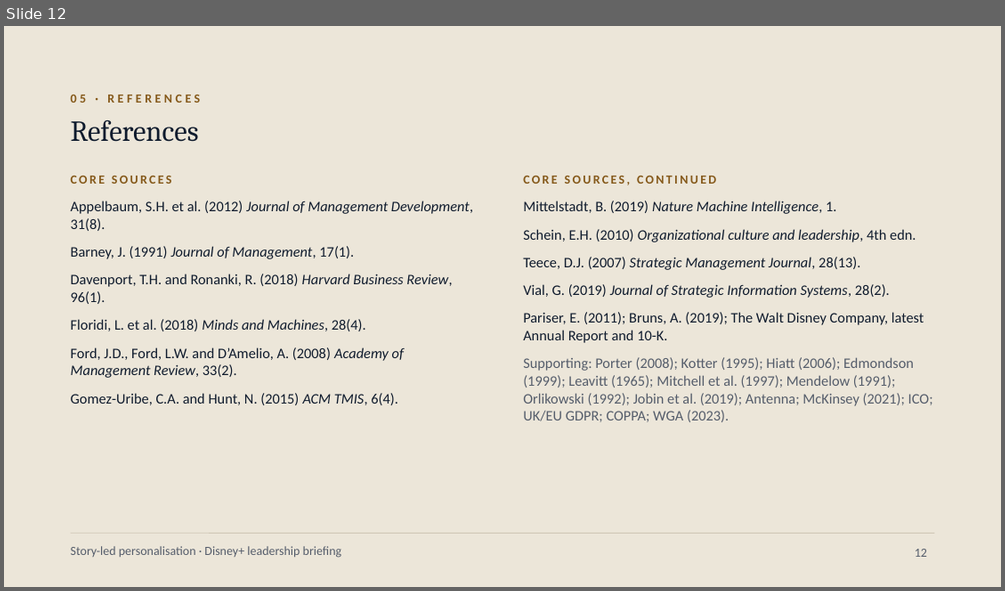
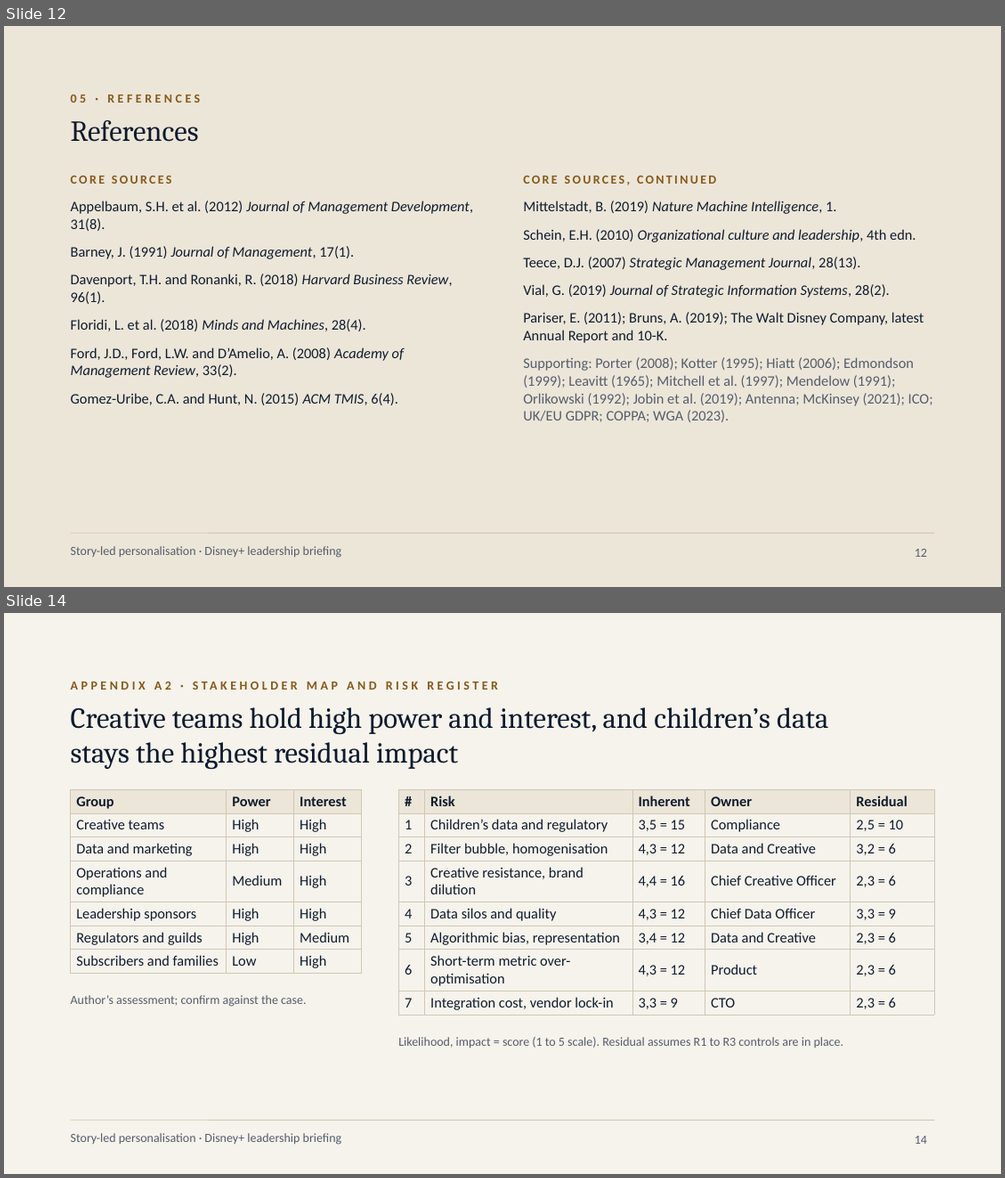
Before and after one commit to karanrg22-svg/skill, a slide deck: output/A_Corporate_Editorial.pptx. Shown one above the other, each under a label of ours: slide 12 before the commit, slides 12 and 14 after it; the slides between them are not shown. The pictures are 1005x591 and 1005x1178 pixels, drawn with LibreOffice and Linux fonts; fonts in the diff are those of the drawing. Boxes give left, top, right and bottom in pixels: in the first picture for what was removed or moved away, otherwise in the second. Text is boxed around its words. In the diff, an @@ line names an element or a change of style, - is before the commit and + after.

```diff
--- a/output/A_Corporate_Editorial.pptx
+++ b/output/A_Corporate_Editorial.pptx
@@ slide 14 added at [4, 613, 1001, 1174], background #F6F3EC; not listed: 2 template elements that a slide beside it also shows @@
@@ text added at [71, 677, 935, 695], 12 pt, text #85591A, bold @@
+APPENDIX A2 · STAKEHOLDER MAP AND RISK REGISTER
@@ text added at [71, 707, 828, 769], 28 pt, text #0F1B2D @@
+Creative teams hold high power and interest, and children’s data stays the highest residual impact
@@ table added at [71, 789, 361, 972], 7 rows, 3 columns @@
+Group | Power | Interest
+Creative teams | High | High
+Data and marketing | High | High
+Operations and compliance | Medium | High
+Leadership sponsors | High | High
+Regulators and guilds | High | Medium
+Subscribers and families | Low | High
@@ table added at [399, 789, 934, 1013], 8 rows, 5 columns @@
+# | Risk | Inherent | Owner | Residual
+1 | Children’s data and regulatory | 3,5 = 15 | Compliance | 2,5 = 10
+2 | Filter bubble, homogenisation | 4,3 = 12 | Data and Creative | 3,2 = 6
+3 | Creative resistance, brand dilution | 4,4 = 16 | Chief Creative Officer | 2,3 = 6
+4 | Data silos and quality | 4,3 = 12 | Chief Data Officer | 3,3 = 9
+5 | Algorithmic bias, representation | 3,4 = 12 | Data and Creative | 2,3 = 6
+6 | Short-term metric over-optimisation | 4,3 = 12 | Product | 2,3 = 6
+7 | Integration cost, vendor lock-in | 3,3 = 9 | CTO | 2,3 = 6
@@ text added at [71, 995, 306, 1006], 12 pt, text #555D6B @@
+Author’s assessment; confirm against the case.
@@ text added at [398, 1037, 844, 1048], 12 pt, text #555D6B @@
+Likelihood, impact = score (1 to 5 scale). Residual assumes R1 to R3 controls are in place.
@@ page number added at [914, 1135, 927, 1143], 12 pt, text #555D6B @@
+14
```
Also in this commit, not shown: 8 slides changed, 2 other slides added, 1 other file.
